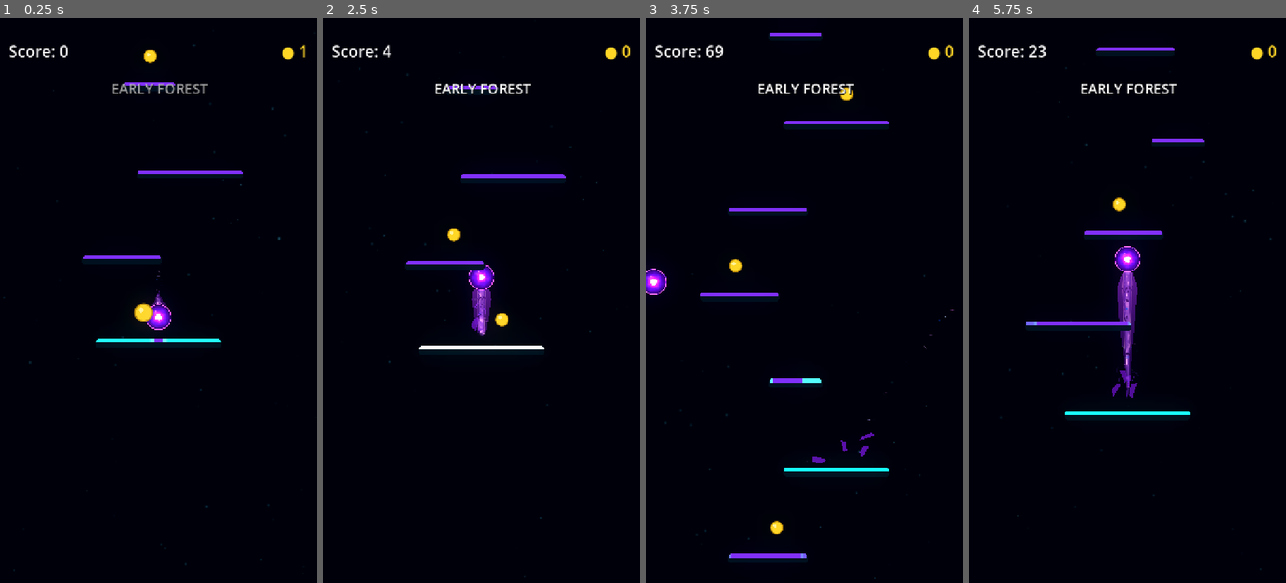
Above: before the commit, frames 1-4 (left to right).
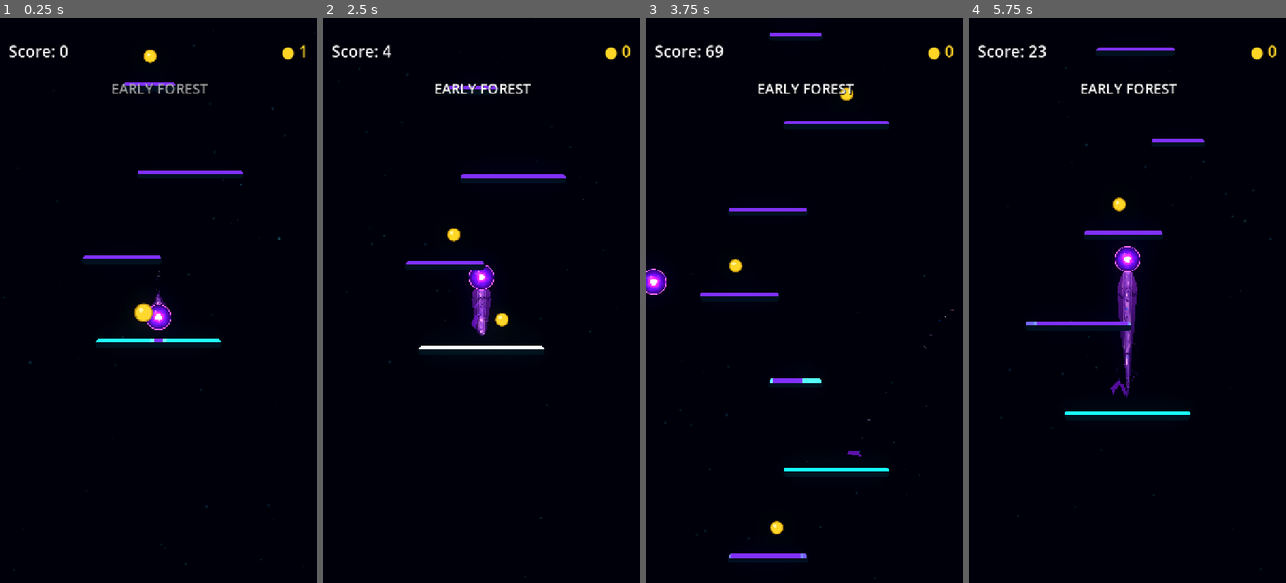
Above: after the commit, the same moments.

Repository: Kryodo/TowerJump
Game: Godot game, scene res://scenes/main.tscn
Two runs of this game, one before a commit and one after it. Both use one fixed random seed, a clock stepped at 60 frames per second and the inputs below.
Inputs (mouse positions are in pixels of both pictures, inside the frame that each line leads up to):
- Up to frame 1 (0.25 s): no input
- Up to frame 2 (2.5 s): move the mouse to (551, 272) at 0.52 s; hold Right (ui_right) 0.53-1.25 s; click (551, 272) at 0.67 s; drag from (418, 328) to (471, 193) at 1.27 s; click "Nochmal spielen" at 2 s
- Up to frame 3 (3.75 s): move the mouse to (836, 176) at 2.77 s; hold Right (ui_right) 2.78-3.5 s; drag from (788, 413) to (734, 215) at 3.52 s
- Up to frame 4 (5.75 s): move the mouse to (1222, 385) at 4.27 s; hold Left (ui_left) 4.28-5 s; click "Nochmal spielen" at 5 s

The runs differ from the first frame. In frame 2, less than 0.1% of the frame differs, in the area x 46-53%, y 49-56%; in frame 3, 0.1%; in frame 4, 0.2%, in the area x 44-54%, y 48-68%.

Commit message:
Reveal aura surface fissures and reposition fragments

Diff:
--- a/scenes/ball.tscn
+++ b/scenes/ball.tscn
@@ -201,6 +201,7 @@
 
 [node name="TrailAura" type="Line2D" parent="TrailVisual" unique_id=333510001]
 material = SubResource("ShaderMaterial_aura_shedding")
+texture_mode = 2
 width = 40.0
 width_curve = SubResource("Curve_iijjg")
 gradient = SubResource("Gradient_f7kxq")
--- a/scenes/ball_trail_energy.gdshader
+++ b/scenes/ball_trail_energy.gdshader
@@ -7,6 +7,7 @@
 uniform float trail_progress_start = 0.0;
 uniform float trail_progress_scale = 1.0;
 uniform float crack_along_scale = 1.0;
+uniform float crack_width_scale = 1.0;
 
 float crack_segment_distance(vec2 uv, vec2 start_uv, vec2 end_uv) {
 	float scale = max(crack_along_scale, 1.0);
@@ -37,7 +38,7 @@
 			crack_segment_distance(uv, vec2(0.258, 0.735), vec2(0.236, 0.945))
 		)
 	);
-	float cut_long = 1.0 - smoothstep(0.020, 0.043, long_crack);
+	float cut_long = 1.0 - smoothstep(0.020 * crack_width_scale, 0.043 * crack_width_scale, long_crack);
 
 	// A separate hooked split starts well inside the trail and runs out to one edge.
 	float side_crack = min(
@@ -50,7 +51,7 @@
 			crack_segment_distance(uv, vec2(0.453, 0.865), vec2(0.434, 0.985))
 		)
 	);
-	float cut_side = 1.0 - smoothstep(0.014, 0.032, side_crack);
+	float cut_side = 1.0 - smoothstep(0.014 * crack_width_scale, 0.032 * crack_width_scale, side_crack);
 
 	// This one starts at the opposite edge and travels through most of the body.
 	float cross_crack = min(
@@ -69,7 +70,7 @@
 			crack_segment_distance(uv, vec2(0.640, 0.635), vec2(0.671, 0.755))
 		)
 	);
-	float cut_cross = 1.0 - smoothstep(0.017, 0.037, cross_crack);
+	float cut_cross = 1.0 - smoothstep(0.017 * crack_width_scale, 0.037 * crack_width_scale, cross_crack);
 
 	// Shorter, narrower, irregular fracture near the lower body.
 	float lower_crack = min(
@@ -85,7 +86,7 @@
 			)
 		)
 	);
-	float cut_lower = 1.0 - smoothstep(0.013, 0.029, lower_crack);
+	float cut_lower = 1.0 - smoothstep(0.013 * crack_width_scale, 0.029 * crack_width_scale, lower_crack);
 
 	// A small branching spur makes the pattern feel fractured, not repeated.
 	float branch_crack = min(
@@ -98,7 +99,7 @@
 			crack_segment_distance(uv, vec2(0.330, 0.568), vec2(0.315, 0.632))
 		)
 	);
-	float cut_branch = 1.0 - smoothstep(0.010, 0.023, branch_crack);
+	float cut_branch = 1.0 - smoothstep(0.010 * crack_width_scale, 0.023 * crack_width_scale, branch_crack);
 
 	float cut = max(max(cut_long, cut_side), max(max(cut_cross, cut_lower), cut_branch));
 	return 1.0 - cut;
--- a/scenes/trail_aura_shedding.gdshader
+++ b/scenes/trail_aura_shedding.gdshader
@@ -1,6 +1,7 @@
 shader_type canvas_item;
 
 uniform float crack_along_scale = 1.0;
+uniform float crack_width_scale = 1.0;
 
 float crack_segment_distance(vec2 uv, vec2 start_uv, vec2 end_uv) {
 	float scale = max(crack_along_scale, 1.0);
@@ -31,7 +32,7 @@
 			crack_segment_distance(uv, vec2(0.258, 0.735), vec2(0.236, 0.945))
 		)
 	);
-	float cut_long = 1.0 - smoothstep(0.020, 0.043, long_crack);
+	float cut_long = 1.0 - smoothstep(0.020 * crack_width_scale, 0.043 * crack_width_scale, long_crack);
 
 	// A separate hooked split starts well inside the trail and runs out to one edge.
 	float side_crack = min(
@@ -44,7 +45,7 @@
 			crack_segment_distance(uv, vec2(0.453, 0.865), vec2(0.434, 0.985))
 		)
 	);
-	float cut_side = 1.0 - smoothstep(0.014, 0.032, side_crack);
+	float cut_side = 1.0 - smoothstep(0.014 * crack_width_scale, 0.032 * crack_width_scale, side_crack);
 
 	// This one starts at the opposite edge and travels through most of the body.
 	float cross_crack = min(
@@ -63,7 +64,7 @@
 			crack_segment_distance(uv, vec2(0.640, 0.635), vec2(0.671, 0.755))
 		)
 	);
-	float cut_cross = 1.0 - smoothstep(0.017, 0.037, cross_crack);
+	float cut_cross = 1.0 - smoothstep(0.017 * crack_width_scale, 0.037 * crack_width_scale, cross_crack);
 
 	// Shorter, narrower, irregular fracture near the lower body.
 	float lower_crack = min(
@@ -79,7 +80,7 @@
 			)
 		)
 	);
-	float cut_lower = 1.0 - smoothstep(0.013, 0.029, lower_crack);
+	float cut_lower = 1.0 - smoothstep(0.013 * crack_width_scale, 0.029 * crack_width_scale, lower_crack);
 
 	// A small branching spur makes the pattern feel fractured, not repeated.
 	float branch_crack = min(
@@ -92,7 +93,7 @@
 			crack_segment_distance(uv, vec2(0.330, 0.568), vec2(0.315, 0.632))
 		)
 	);
-	float cut_branch = 1.0 - smoothstep(0.010, 0.023, branch_crack);
+	float cut_branch = 1.0 - smoothstep(0.010 * crack_width_scale, 0.023 * crack_width_scale, branch_crack);
 
 	float cut = max(max(cut_long, cut_side), max(max(cut_cross, cut_lower), cut_branch));
 	return 1.0 - cut;
--- a/scenes/unified_comet.gdshader
+++ b/scenes/unified_comet.gdshader
@@ -3,6 +3,7 @@
 uniform int palette_mode = 0;
 uniform float fragment_alpha_boost = 1.0;
 uniform float crack_along_scale = 1.0;
+uniform float crack_width_scale = 1.0;
 
 float crack_segment_distance(vec2 uv, vec2 start_uv, vec2 end_uv) {
 	float scale = max(crack_along_scale, 1.0);
@@ -33,7 +34,7 @@
 			crack_segment_distance(uv, vec2(0.258, 0.735), vec2(0.236, 0.945))
 		)
 	);
-	float cut_long = 1.0 - smoothstep(0.020, 0.043, long_crack);
+	float cut_long = 1.0 - smoothstep(0.020 * crack_width_scale, 0.043 * crack_width_scale, long_crack);
 
 	// A separate hooked split starts well inside the trail and runs out to one edge.
 	float side_crack = min(
@@ -46,7 +47,7 @@
 			crack_segment_distance(uv, vec2(0.453, 0.865), vec2(0.434, 0.985))
 		)
 	);
-	float cut_side = 1.0 - smoothstep(0.014, 0.032, side_crack);
+	float cut_side = 1.0 - smoothstep(0.014 * crack_width_scale, 0.032 * crack_width_scale, side_crack);
 
 	// This one starts at the opposite edge and travels through most of the body.
 	float cross_crack = min(
@@ -65,7 +66,7 @@
 			crack_segment_distance(uv, vec2(0.640, 0.635), vec2(0.671, 0.755))
 		)
 	);
-	float cut_cross = 1.0 - smoothstep(0.017, 0.037, cross_crack);
+	float cut_cross = 1.0 - smoothstep(0.017 * crack_width_scale, 0.037 * crack_width_scale, cross_crack);
 
 	// Shorter, narrower, irregular fracture near the lower body.
 	float lower_crack = min(
@@ -81,7 +82,7 @@
 			)
 		)
 	);
-	float cut_lower = 1.0 - smoothstep(0.013, 0.029, lower_crack);
+	float cut_lower = 1.0 - smoothstep(0.013 * crack_width_scale, 0.029 * crack_width_scale, lower_crack);
 
 	// A small branching spur makes the pattern feel fractured, not repeated.
 	float branch_crack = min(
@@ -94,7 +95,7 @@
 			crack_segment_distance(uv, vec2(0.330, 0.568), vec2(0.315, 0.632))
 		)
 	);
-	float cut_branch = 1.0 - smoothstep(0.010, 0.023, branch_crack);
+	float cut_branch = 1.0 - smoothstep(0.010 * crack_width_scale, 0.023 * crack_width_scale, branch_crack);
 
 	float cut = max(max(cut_long, cut_side), max(max(cut_cross, cut_lower), cut_branch));
 	return 1.0 - cut;
--- a/scripts/ball_trail.gd
+++ b/scripts/ball_trail.gd
@@ -315,12 +315,16 @@
 	var energy_material := _energy_line.material as ShaderMaterial
 	if body_material != null:
 		body_material.set_shader_parameter("crack_along_scale", along_scale)
+		body_material.set_shader_parameter("crack_width_scale", 1.35)
 	if aura_material != null:
 		aura_material.set_shader_parameter("crack_along_scale", along_scale)
+		aura_material.set_shader_parameter("crack_width_scale", 1.80)
 	if energy_material != null:
 		energy_material.set_shader_parameter("crack_along_scale", along_scale)
+		energy_material.set_shader_parameter("crack_width_scale", 0.90)
 	if _surface_fragment_material != null:
 		_surface_fragment_material.set_shader_parameter("crack_along_scale", along_scale)
+		_surface_fragment_material.set_shader_parameter("crack_width_scale", 1.35)
 
 
 func _get_animated_trail_point(index: int, apply_head_offset: bool = true) -> Vector2:
@@ -574,12 +578,20 @@
 		return
 
 	var sequence_value: float = float(_shed_sequence)
-	var burst_progress: float = float(burst_index) / float(maxi(SURFACE_BURST_PIECE_COUNT - 1, 1))
+	var anchor_progress: float
+	match burst_index:
+		0:
+			anchor_progress = 0.34
+		1:
+			anchor_progress = 0.45
+		2:
+			anchor_progress = 0.57
+		_:
+			anchor_progress = 0.68
 	var progress: float = clampf(
-		lerpf(0.22, 0.56, burst_progress)
-		+ sin(sequence_value * 8.13 + 1.7) * 0.035,
-		0.18,
-		0.62
+		anchor_progress + sin(sequence_value * 8.13 + 1.7) * 0.024,
+		0.30,
+		0.73
 	)
 	var center_distance: float = total_distance * progress
 	var fragment_length: float = lerpf(
